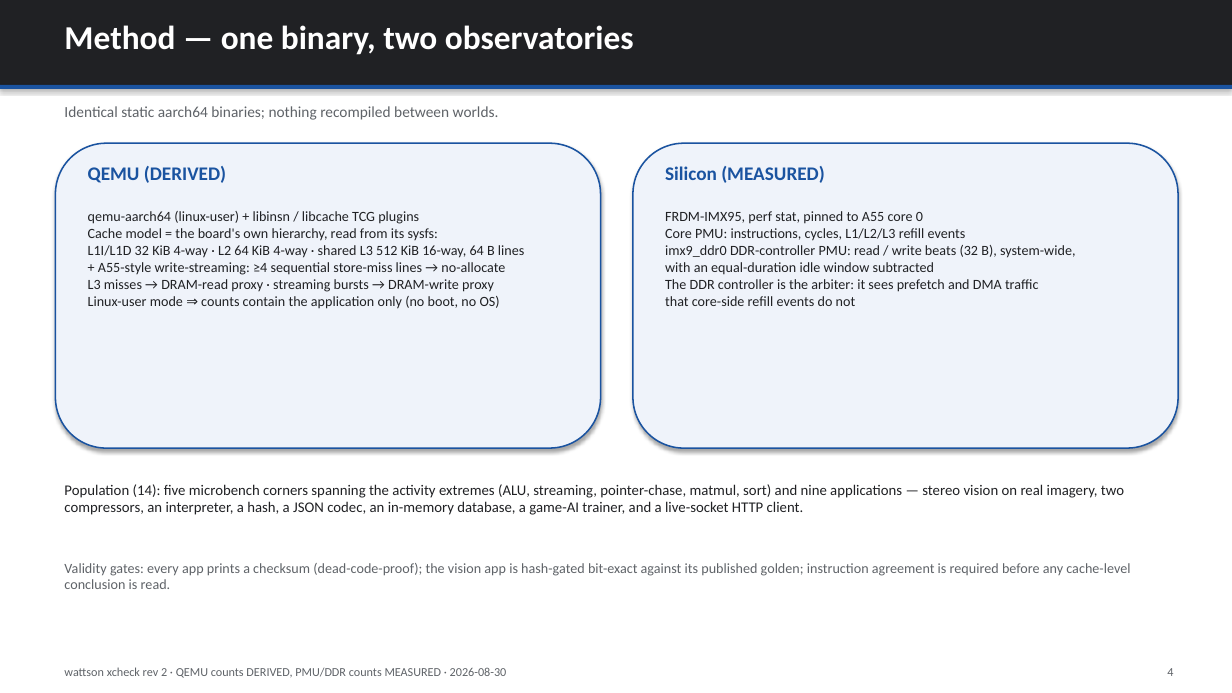
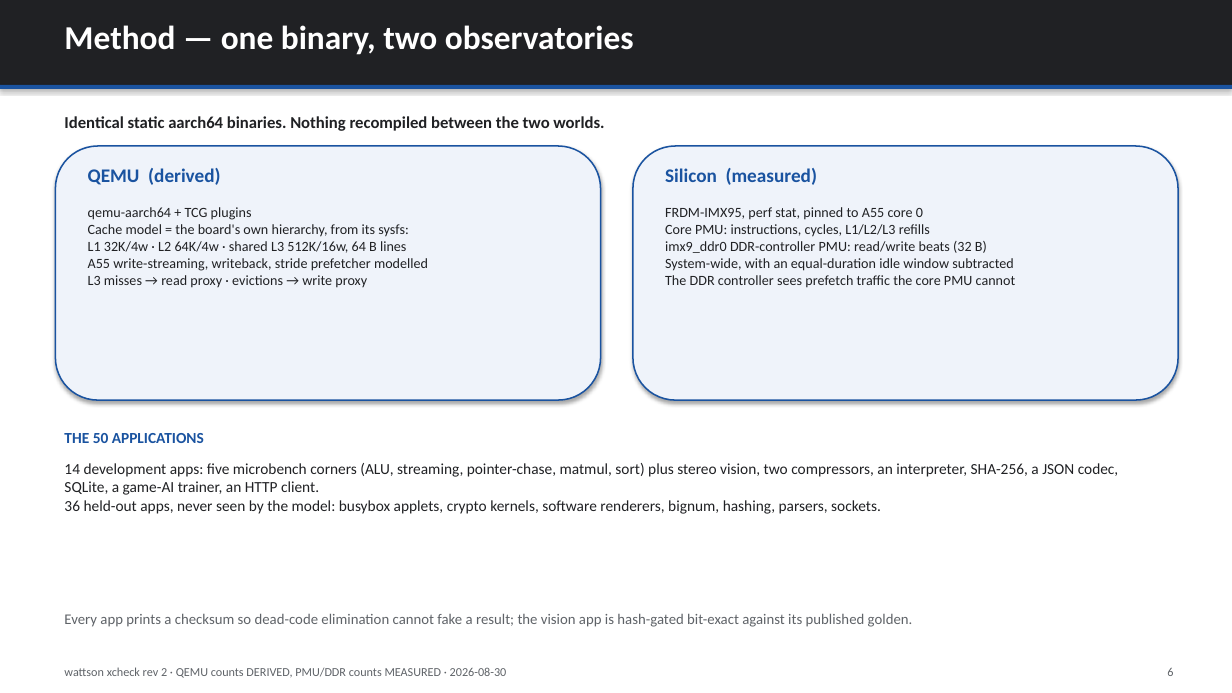
Before and after one commit to kylefoxaustin/wattson, a slide deck: slide 6 of xcheck/xcheck-correlation.pptx (slide 4 before the commit). Drawn at 1232x693 pixels with LibreOffice and Linux fonts; fonts in the diff are those of the drawing. Boxes give left, top, right and bottom in pixels: in the first picture for what was removed or moved away, otherwise in the second. Text is boxed around its words. In the diff, an @@ line names an element or a change of style, - is before the commit and + after.

Commit message:
deck rewritten for an audience with no background; adds the gate-AF bridge
Audience correction: readers see the numbers, not the journey. Roughly 10x
less narrative on every slide -- the why's, the campaign history and the
build-up are gone; tables and charts carry the content.

NEW, right after the answer slide: two recommendation slides.
  - THE GATE-AF BRIDGE. Their spreadsheet wants a gate activity factor
    (0/3/5/7%, 5% = block maxed); we measure utilization. The bridge needs no
    gate counts because their 5% anchor already contains the gates-per-event
    constant: AF_app = AF_idle + (AF_max - AF_idle) x U, with U measured in
    QEMU against a saturating microbench we already ship. Spreadsheet,
    coefficients and physics unchanged -- one assumed constant becomes a
    measured one. The pitch: today you assume 3% and get the power of an
    abstraction; this way you name an app and get the power of that app.
  - THREE LEVELS OF DETAIL. Counts per run / instruction-class histogram /
    full instruction trace. Levels 2 and 3 are stock upstream plugins
    (howvec, execlog) -- nothing to write. Includes a MEASURED example taken
    this evening: SQLite is 52% load/store, Pac-Man 37% integer ALU with 13x
    the FP/SIMD share. One flat AF cannot separate those; a per-class AF can.

Also: scatter.png was stale -- its legend read 0.81 while the caption beside
it read 0.98 (it predated the prefetch model). Regenerated from the current
vectors, and make_scatter.py now reads them, so the two agree.

Spacing pass throughout: tables sized to fill their slides, consistent
vertical rhythm, no dead bands.

```diff
--- a/xcheck/xcheck-correlation.pptx
+++ b/xcheck/xcheck-correlation.pptx
@@ text at bbox=[64, 116, 604, 131]: text changed; size 12 to 13 pt; text colour #5F6368 to #202124; bold on @@
-Identical static aarch64 binaries; nothing recompiled between worlds.
+Identical static aarch64 binaries. Nothing recompiled between the two worlds.
@@ rounded rectangle: place and size @@
-rounded rectangle at bbox=[55, 143, 601, 448]
+rounded rectangle at bbox=[55, 146, 601, 400]
@@ rounded rectangle: place and size @@
-rounded rectangle at bbox=[633, 143, 1178, 448]
+rounded rectangle at bbox=[633, 146, 1178, 400]
@@ text at bbox=[88, 168, 220, 185]: text changed @@
-QEMU (DERIVED)
+QEMU (derived)
@@ text at bbox=[665, 168, 817, 185]: text changed @@
-Silicon (MEASURED)
+Silicon (measured)
@@ text at bbox=[88, 207, 428, 288]: text changed @@
-qemu-aarch64 (linux-user) + libinsn / libcache TCG plugins
-Cache model = the board's own hierarchy, read from its sysfs:
-L1I/L1D 32 KiB 4-way · L2 64 KiB 4-way · shared L3 512 KiB 16-way, 64 B lines
-+ A55-style write-streaming: ≥4 sequential store-miss lines → no-allocate
-L3 misses → DRAM-read proxy · streaming bursts → DRAM-write proxy
-Linux-user mode ⇒ counts contain the application only (no boot, no OS)
+qemu-aarch64 + TCG plugins
+Cache model = the board's own hierarchy, from its sysfs:
+L1 32K/4w · L2 64K/4w · shared L3 512K/16w, 64 B lines
+A55 write-streaming, writeback, stride prefetcher modelled
+L3 misses → read proxy · evictions → write proxy
@@ text at bbox=[665, 224, 1016, 288]: text changed @@
-Core PMU: instructions, cycles, L1/L2/L3 refill events
-imx9_ddr0 DDR-controller PMU: read / write beats (32 B), system-wide,
-with an equal-duration idle window subtracted
-The DDR controller is the arbiter: it sees prefetch and DMA traffic
-that core-side refill events do not
+Core PMU: instructions, cycles, L1/L2/L3 refills
+imx9_ddr0 DDR-controller PMU: read/write beats (32 B)
+System-wide, with an equal-duration idle window subtracted
+The DDR controller sees prefetch traffic the core PMU cannot
@@ text added at bbox=[64, 433, 204, 443], 12 pt, text #1A53A0, bold @@
+THE 50 APPLICATIONS
@@ text at bbox=[64, 463, 1119, 514]: text changed; size 11.5 to 12 pt @@
-Population (14): five microbench corners spanning the activity extremes (ALU, streaming, pointer-chase, matmul, sort) and nine applications — stereo vision on real imagery, two compressors, an interpreter, a hash, a JSON codec, an in-memory database, a game-AI trainer, and a live-socket HTTP client.
+14 development apps: five microbench corners (ALU, streaming, pointer-chase, matmul, sort) plus stereo vision, two compressors, an interpreter, SHA-256, a JSON codec, SQLite, a game-AI trainer, an HTTP client.
+36 held-out apps, never seen by the model: busybox applets, crypto kernels, software renderers, bignum, hashing, parsers, sockets.
@@ text at bbox=[64, 613, 913, 627]: text changed; size 11 to 11.5 pt @@
-Validity gates: every app prints a checksum (dead-code-proof); the vision app is hash-gated bit-exact against its published golden; instruction agreement is required before any cache-level conclusion is read.
+Every app prints a checksum so dead-code elimination cannot fake a result; the vision app is hash-gated bit-exact against its published golden.
@@ text at bbox=[1167, 668, 1173, 676]: text changed @@
-4
+6
```
Also in this commit, not shown: 6 other slides changed, 4 slides added, 2 slides removed, 3 other files.
